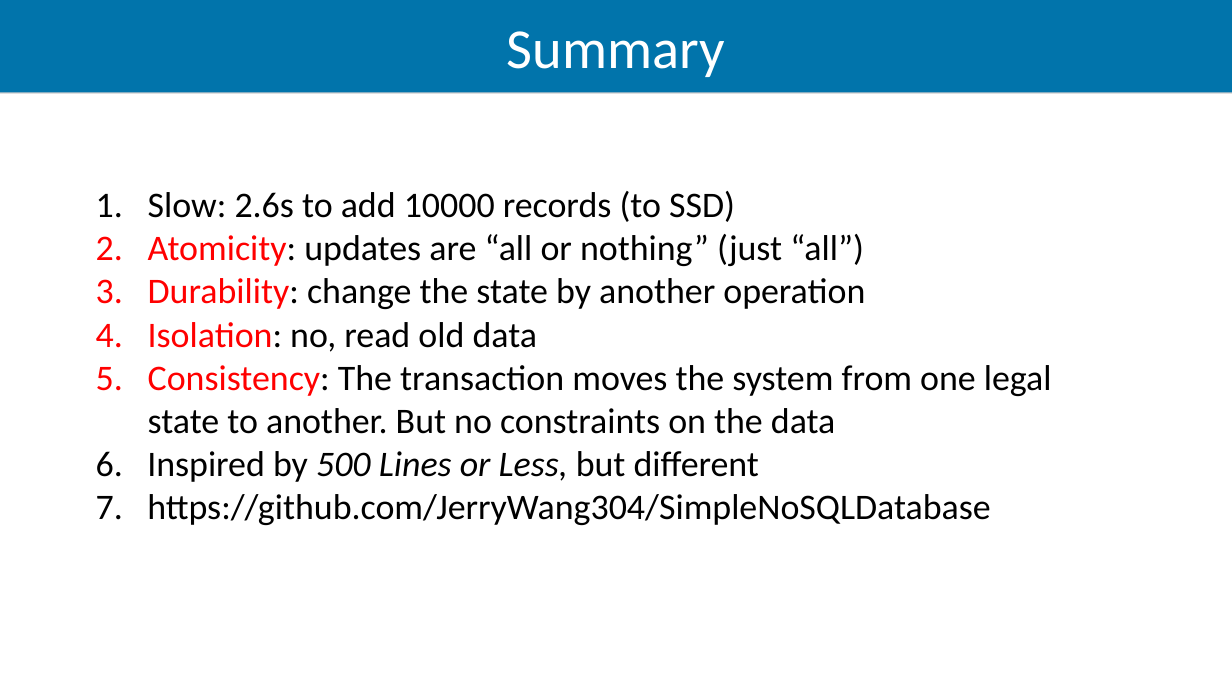
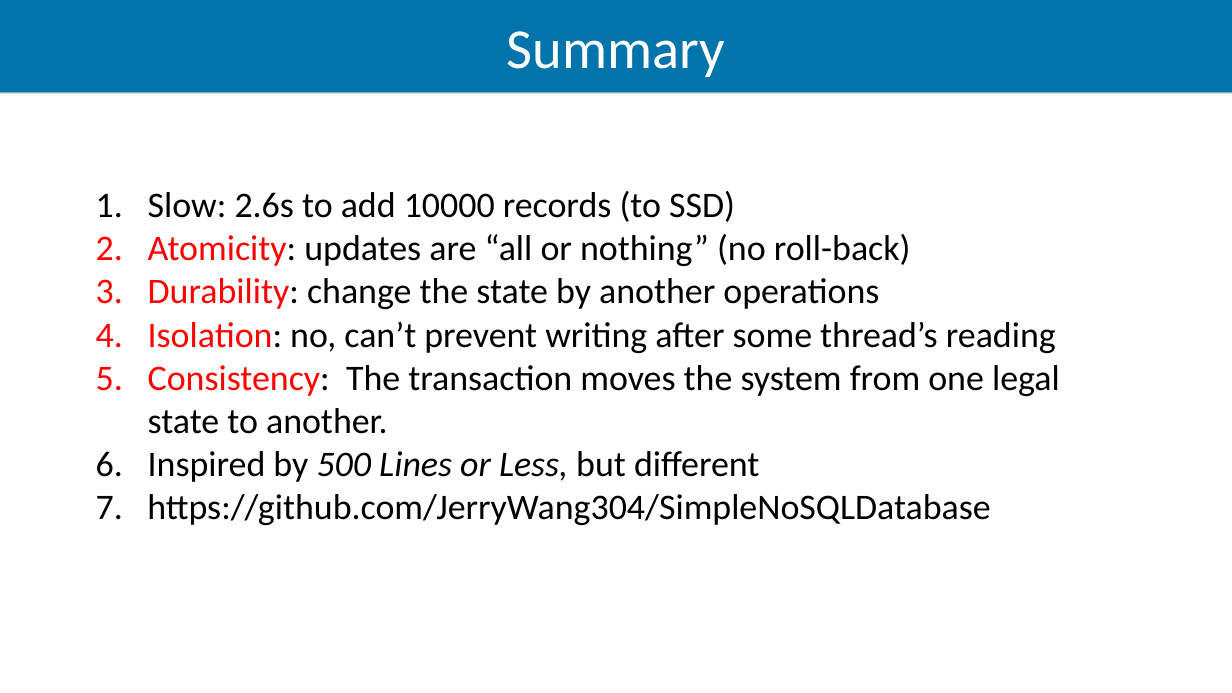
Before and after one commit to JerryWang304/SimpleNoSQLDatabase, a slide deck: slide 8 of Presentation.ppt. Drawn at 1232x693 pixels with LibreOffice and Linux fonts; fonts in the diff are those of the drawing. Boxes give left, top, right and bottom in pixels: in the first picture for what was removed or moved away, otherwise in the second. Text is boxed around its words. In the diff, an @@ line names an element or a change of style, - is before the commit and + after.

```diff
--- a/Presentation.ppt
+++ b/Presentation.ppt
@@ text at [148,234,1060,482]: text changed @@
-2. Atomicity: updates are “all or nothing” (just “all”)
-3. Durability: change the state by another operation
-4. Isolation: no, read old data
-5. Consistency: The transaction moves the system from one legal state to another. But no constraints on the data
-6. Inspired by 500 Lines or Less, but different
+2. Atomicity: updates are “all or nothing” (no roll-back)
+3. Durability: change the state by another operations
+4. Isolation: no, can’t prevent writing after some thread’s reading
+5. Consistency: The transaction moves the system from one legal state to another.
+6. Inspired by 500 Lines or Less, but different
```
Also in this commit, not shown: 7 other files.
